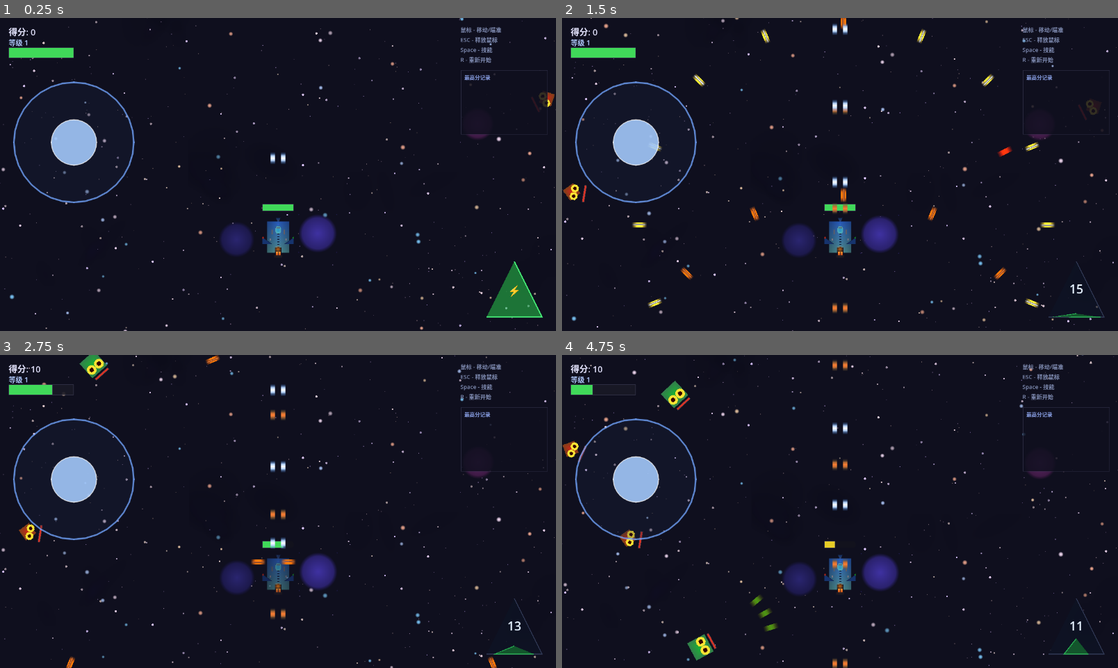
Above: before the commit, frames 1-4 (two rows, left to right).
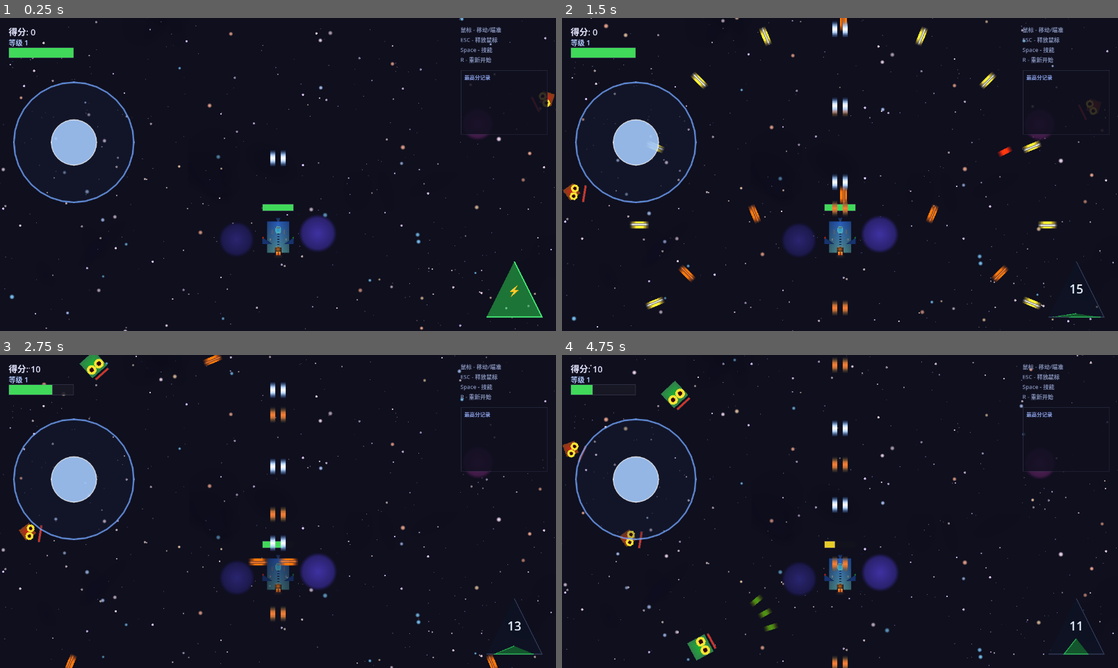
Above: after the commit, the same moments.

Repository: July-X/godot-game-one
Game: Godot game, scene res://scenes/main.tscn
Same seed, same stepped clock (60 frames per second), same inputs: the game is played once before the commit and once after it.
Inputs:
- Up to frame 1 (0.25 s): no input
- Up to frame 2 (1.5 s): click "⚡" at 0.5 s; click "15" at 1.25 s
- Up to frame 3 (2.75 s): click "14" at 2 s
- Up to frame 4 (4.75 s): click "13" at 2.75 s; click "13" at 3.5 s; click "12" at 4.25 s

The runs differ from the first frame. In frame 1, less than 0.1% of the frame differs, in the area x 48-52%, y 42-48%; in frame 2, 1.2%, in the area x 12-90%, y 0-95%; in frame 3, 0.7%; in frame 4, 0.4%.

Commit message:
balance: enemy sniper damage ÷4 + player base damage +3
- enemy.gd: _shoot_single dmg = max(0.25, ceil(health*0.0625))
  was max(1.0, ceil(health*0.25)) — quarter factor
- boss.gd: _attack_shotgun 2→0.5, _attack_targeted_burst 1→0.25,
  _attack_ring 1→0.25, _attack_laser_sweep 2→0.5
- game_state.gd: get_bullet_damage() = 3 + bullet_power_level
  player L1: 1→4 (4x), L15: 15→18 (+20%)
- bullet.gd: death message thresholds for new damage ranges
  >=0.45=sniper, >=0.25=spread, else=barrage

Diff:
--- a/scripts/boss.gd
+++ b/scripts/boss.gd
@@ -148,7 +148,7 @@
 		var a: float = start_a + step * i
 		var bullet := _bullet_scene.instantiate()
 		get_tree().current_scene.add_child(bullet)
-		bullet.setup(global_position + Vector2.from_angle(a) * 28, a, 2, false)
+		bullet.setup(global_position + Vector2.from_angle(a) * 28, a, 0.5, false)
 	SFX.play_enemy_death()
 
 func _attack_targeted_burst() -> void:
@@ -161,7 +161,7 @@
 		var a: float = angle + spread_offset
 		var bullet := _bullet_scene.instantiate()
 		get_tree().current_scene.add_child(bullet)
-		bullet.setup(global_position + Vector2.from_angle(a) * 28, a, 1, false)
+		bullet.setup(global_position + Vector2.from_angle(a) * 28, a, 0.25, false)
 	SFX.play_shoot()
 
 func _attack_ring() -> void:
@@ -173,7 +173,7 @@
 			var a: float = float(i) * TAU / float(count) + offset
 			var bullet := _bullet_scene.instantiate()
 			get_tree().current_scene.add_child(bullet)
-			bullet.setup(global_position + Vector2.from_angle(a) * 28, a, 1, false)
+			bullet.setup(global_position + Vector2.from_angle(a) * 28, a, 0.25, false)
 	SFX.play_explosion()
 
 func _attack_laser_sweep() -> void:
@@ -187,7 +187,7 @@
 		var a: float = angle + step * i
 		var bullet := _bullet_scene.instantiate()
 		get_tree().current_scene.add_child(bullet)
-		bullet.setup(global_position + Vector2.from_angle(a) * 32, a, 2, false)
+		bullet.setup(global_position + Vector2.from_angle(a) * 32, a, 0.5, false)
 
 func _attack_summon_minions() -> void:
 	var count: int = 2 if not _angry_mode else 4
--- a/scripts/bullet.gd
+++ b/scripts/bullet.gd
@@ -95,13 +95,11 @@
 			queue_free()
 	else:
 		if body.is_in_group("player") and body.has_method("take_damage"):
-			var source: String = "普通子弹"
-			if _damage >= 1.0:
+			var source: String = "弹幕子弹"
+			if _damage >= 0.45:
 				source = "狙击子弹"
-			elif _damage >= 0.45 and _damage <= 0.55:
+			elif _damage >= 0.25:
 				source = "散弹子弹"
-			elif _damage >= 0.25 and _damage <= 0.35:
-				source = "弹幕子弹"
 			GameState.death_message = "被 " + source + " 击落"
 			body.take_damage(_damage)
 			_spawn_hit()
--- a/scripts/enemy.gd
+++ b/scripts/enemy.gd
@@ -116,7 +116,7 @@
 func _shoot_single(angle: float) -> void:
 	var bullet := _bullet_scene.instantiate()
 	get_tree().current_scene.add_child(bullet)
-	var dmg: float = max(1.0, ceil(GameState.max_health * 0.25))
+	var dmg: float = max(0.25, ceil(GameState.max_health * 0.0625))
 	bullet.setup(global_position + Vector2.from_angle(angle) * 20, angle, dmg, false, 1, 780.0)
 	bullet.modulate = Color(1.0, 0.4, 0.3, 1.0)
 
--- a/scripts/game_state.gd
+++ b/scripts/game_state.gd
@@ -143,7 +143,7 @@
 	return max(0.27 - shoot_speed_level * 0.018, 0.08)
 
 func get_bullet_damage() -> int:
-	return bullet_power_level
+	return 3 + bullet_power_level
 
 func get_bullet_spread_angle() -> float:
 	return max(30.0 - shoot_level * 4.0, 10.0)
